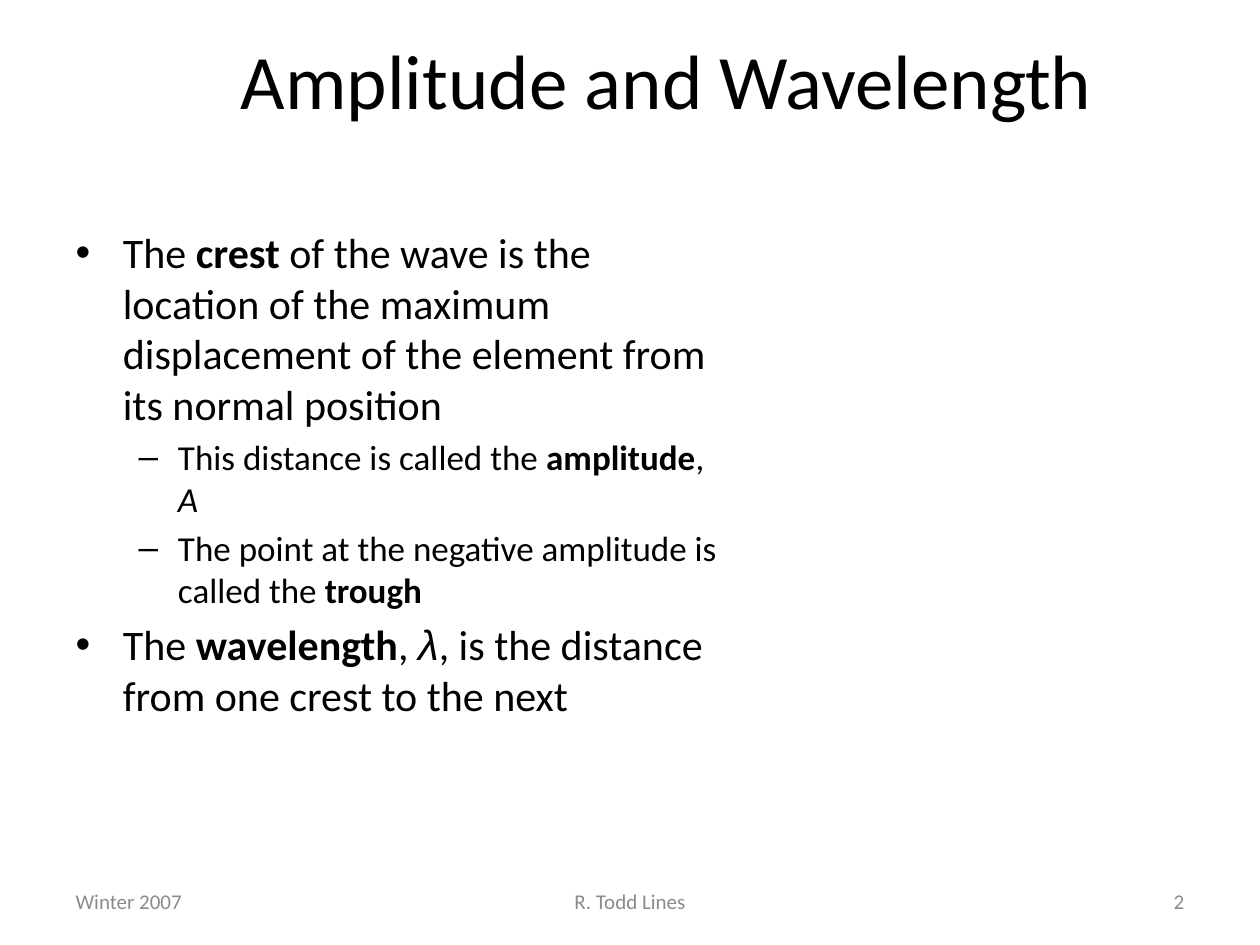
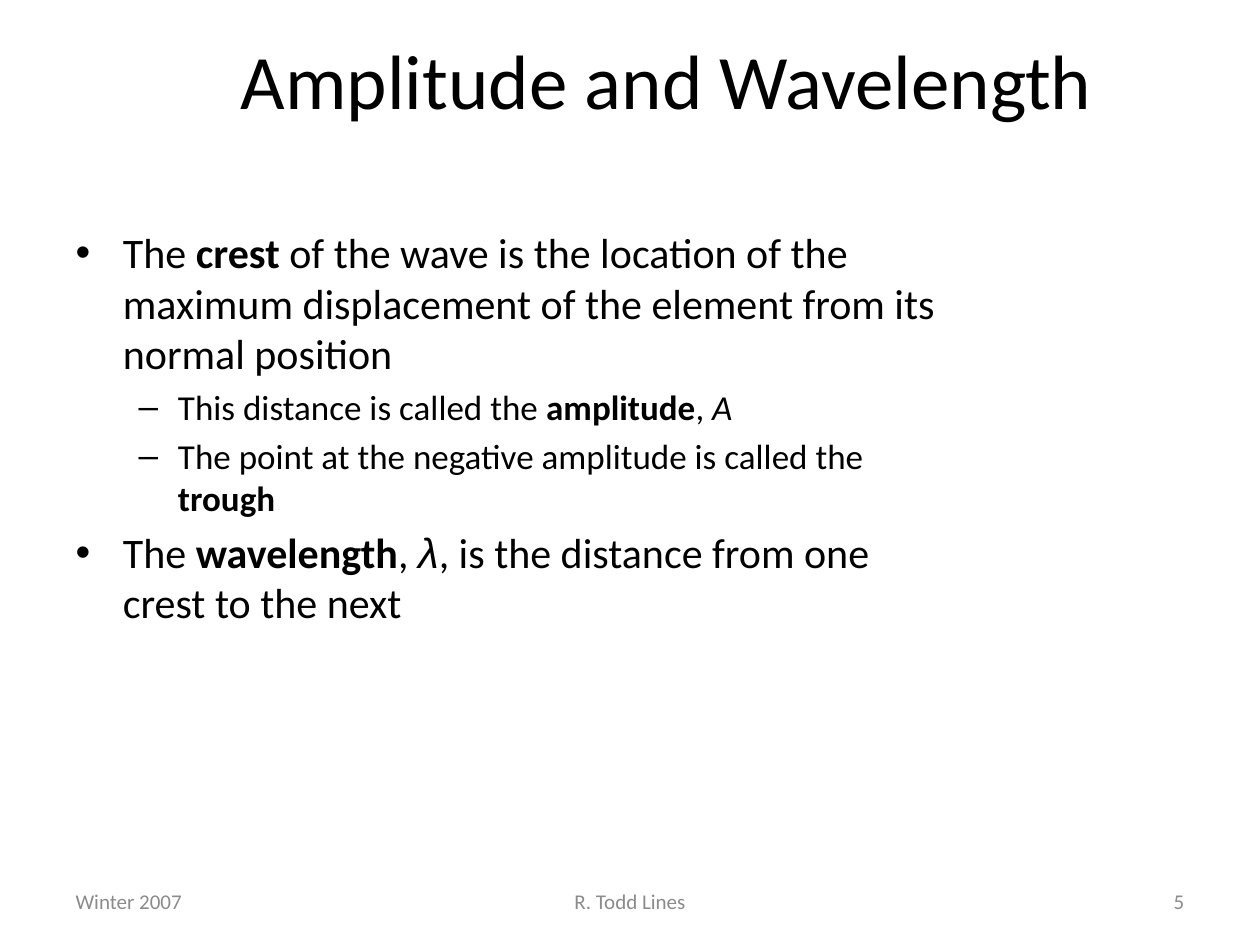
Before and after one commit to rtlines/PH223-Engineering-Physics, a slide deck: slide 5 of Slides/PH223_Lecture_03.pptx (slide 2 before the commit). Drawn at 1260x945 pixels with LibreOffice and Linux fonts; fonts in the diff are those of the drawing. Boxes give left, top, right and bottom in pixels: in the first picture for what was removed or moved away, otherwise in the second. Text is boxed around its words. In the diff, an @@ line names an element or a change of style, - is before the commit and + after.

Commit message:
lecture 4 slides

```diff
--- a/Slides/PH223_Lecture_03.pptx
+++ b/Slides/PH223_Lecture_03.pptx
@@ text "The crest of the wave ..." rewrapped from box(123, 238, 717, 712) to box(123, 238, 934, 619) @@
@@ page number at box(1174, 895, 1185, 909): text changed @@
-2
+5
```
Also in this commit, not shown: 8 slides added.
